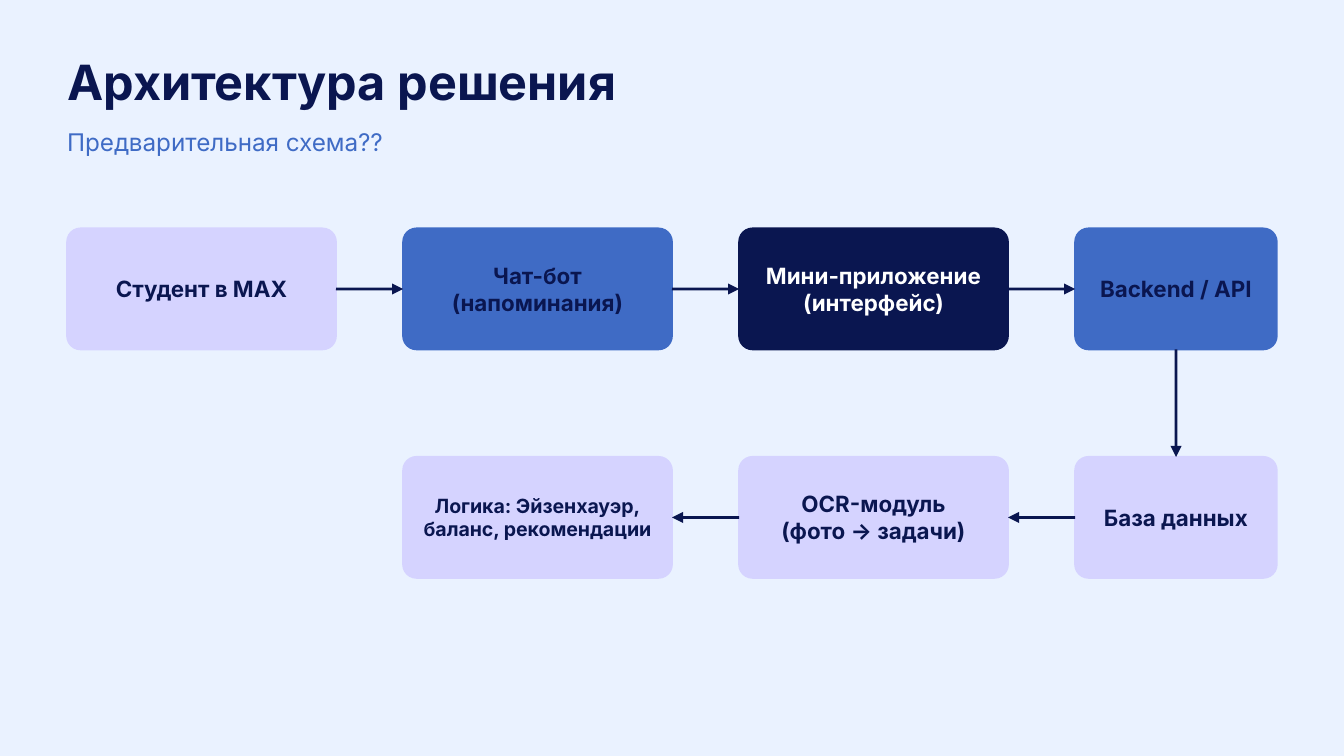
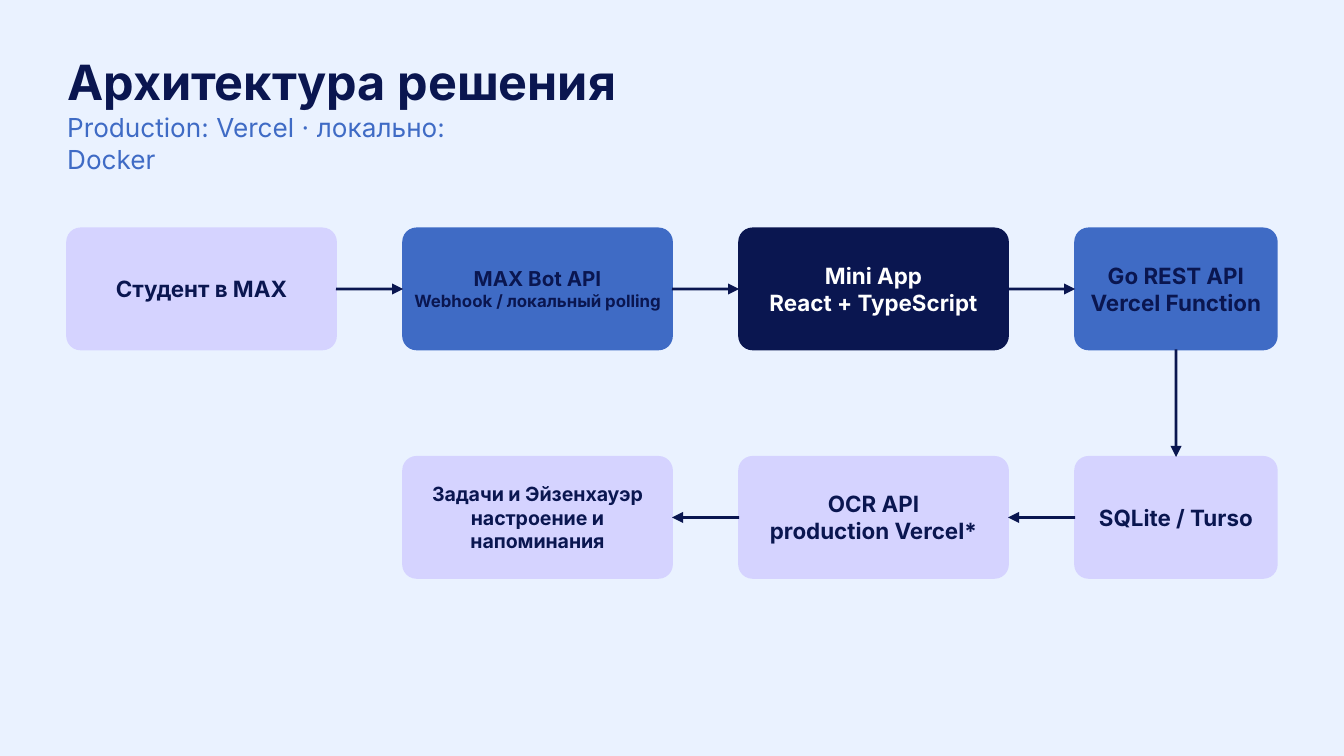
Before and after one commit to W0LIF/max_bot, a slide deck: slide 11 of Хакатон_Кибермыши (2).pptx. Drawn at 1344x756 pixels with LibreOffice and Linux fonts; fonts in the diff are those of the drawing. Boxes give left, top, right and bottom in pixels: in the first picture for what was removed or moved away, otherwise in the second. Text is boxed around its words. In the diff, an @@ line names an element or a change of style, - is before the commit and + after.

```diff
--- a/Хакатон_Кибермыши (2).pptx
+++ b/Хакатон_Кибермыши (2).pptx
@@ text at (x1=67, y1=117, x2=445, y2=170): text changed; size 13 to 14 pt @@
-Предварительная схема??
+Production: Vercel · локально: Docker
@@ text at (x1=769, y1=267, x2=978, y2=316): text changed @@
-Мини-приложение
-(интерфейс)
+Mini App
+React + TypeScript
@@ text at (x1=1091, y1=267, x2=1261, y2=311): text changed @@
-Backend / API
+Go REST API
+Vercel Function
@@ text at (x1=474, y1=271, x2=601, y2=286): text changed; size 12 to 9 pt @@
-Чат-бот
-(напоминания)
+MAX Bot API
+Webhook / локальный polling
@@ text at (x1=432, y1=486, x2=643, y2=548): text changed @@
-Логика: Эйзенхауэр,
-баланс, рекомендации
+Задачи и Эйзенхауэр
+настроение и напоминания
@@ text at (x1=770, y1=495, x2=977, y2=544): text changed @@
-OCR-модуль
-(фото → задачи)
+OCR API
+production Vercel*
@@ text at (x1=1099, y1=509, x2=1253, y2=528): text changed @@
-База данных
+SQLite / Turso
```
Also in this commit, not shown: 3 other slides changed, 1 slide added, 1 slide removed, 15 other files.
